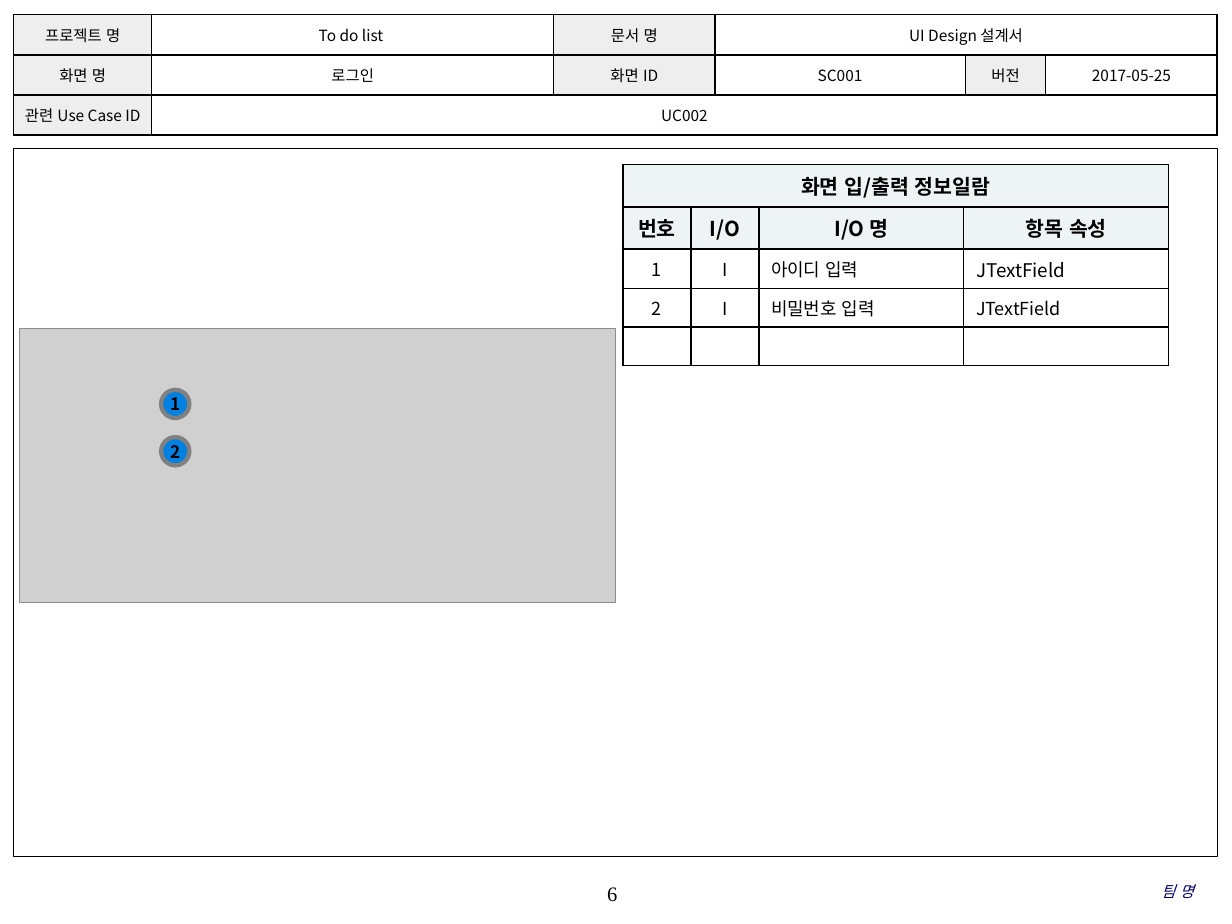
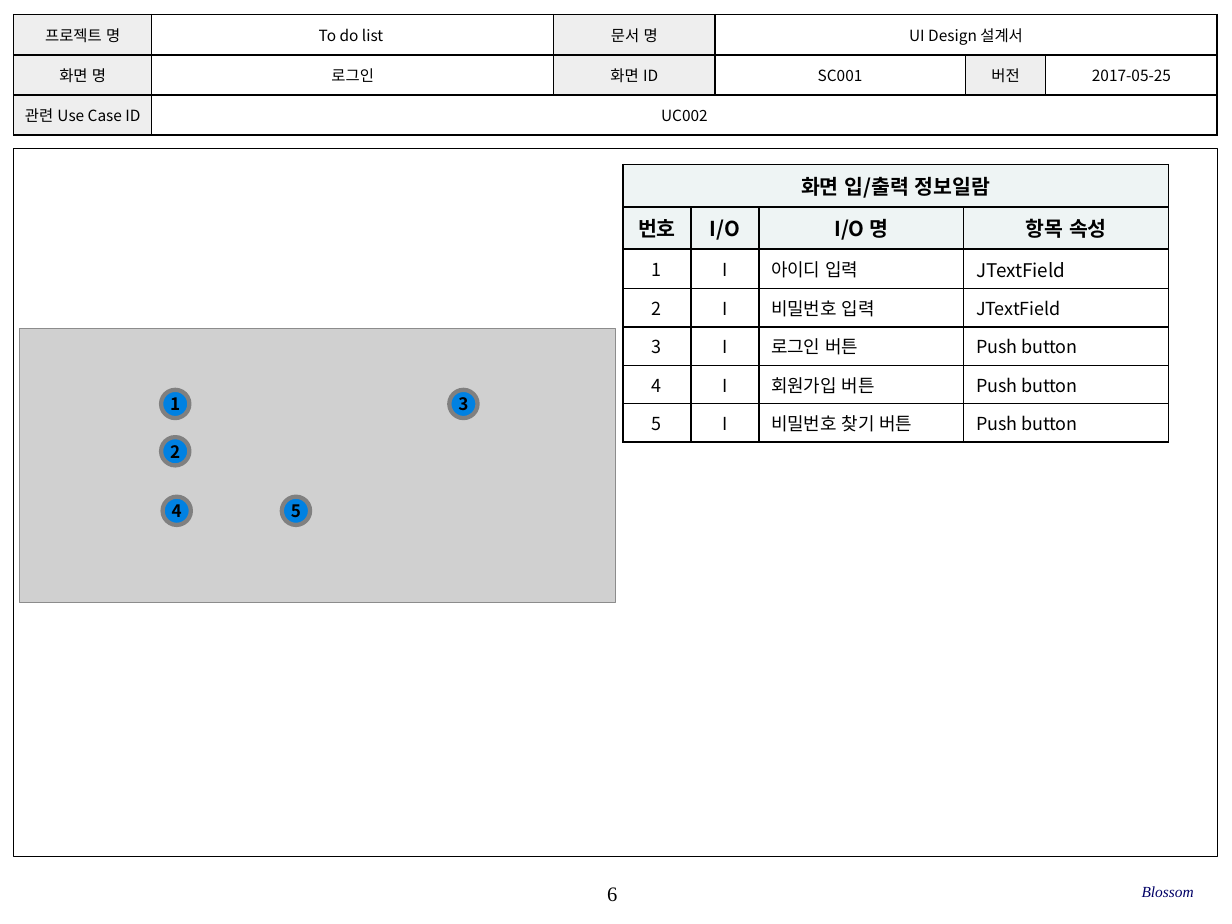
Before and after one commit to SE-admin/SE2017_6_blossom, a slide deck: slide 6 of doc/3_ 설계서/UI Design_6_blossom.pptx. Drawn at 1232x924 pixels with LibreOffice and Linux fonts; fonts in the diff are those of the drawing; grey boxes stand for pictures; background and template pictures are left out. Boxes give left, top, right and bottom in pixels: in the first picture for what was removed or moved away, otherwise in the second. Text is boxed around its words. In the diff, an @@ line names an element or a change of style, - is before the commit and + after.

```diff
--- a/doc/3_ 설계서/UI Design_6_blossom.pptx
+++ b/doc/3_ 설계서/UI Design_6_blossom.pptx
@@ table at bbox=[623, 165, 1168, 436] @@
-row 5:  |  |  | 
+row 5: 3 | I | 로그인 버튼 | Push button
+row 6: 4 | I | 회원가입 버튼 | Push button
+row 7: 5 | I | 비밀번호 찾기 버튼 | Push button
@@ ellipse added at bbox=[450, 389, 478, 418], fill #0081E2, outline #808080 2.5 pt, 10 pt, text #000000, bold @@
+3
@@ ellipse added at bbox=[163, 496, 191, 525], fill #0081E2, outline #808080 2.5 pt, 10 pt, text #000000, bold @@
+4
@@ ellipse added at bbox=[282, 496, 310, 525], fill #0081E2, outline #808080 2.5 pt, 10 pt, text #000000, bold @@
+5
@@ text at bbox=[1142, 886, 1194, 897]: text changed @@
-팀 명
+Blossom
```
Also in this commit, not shown: 21 other slides changed.
